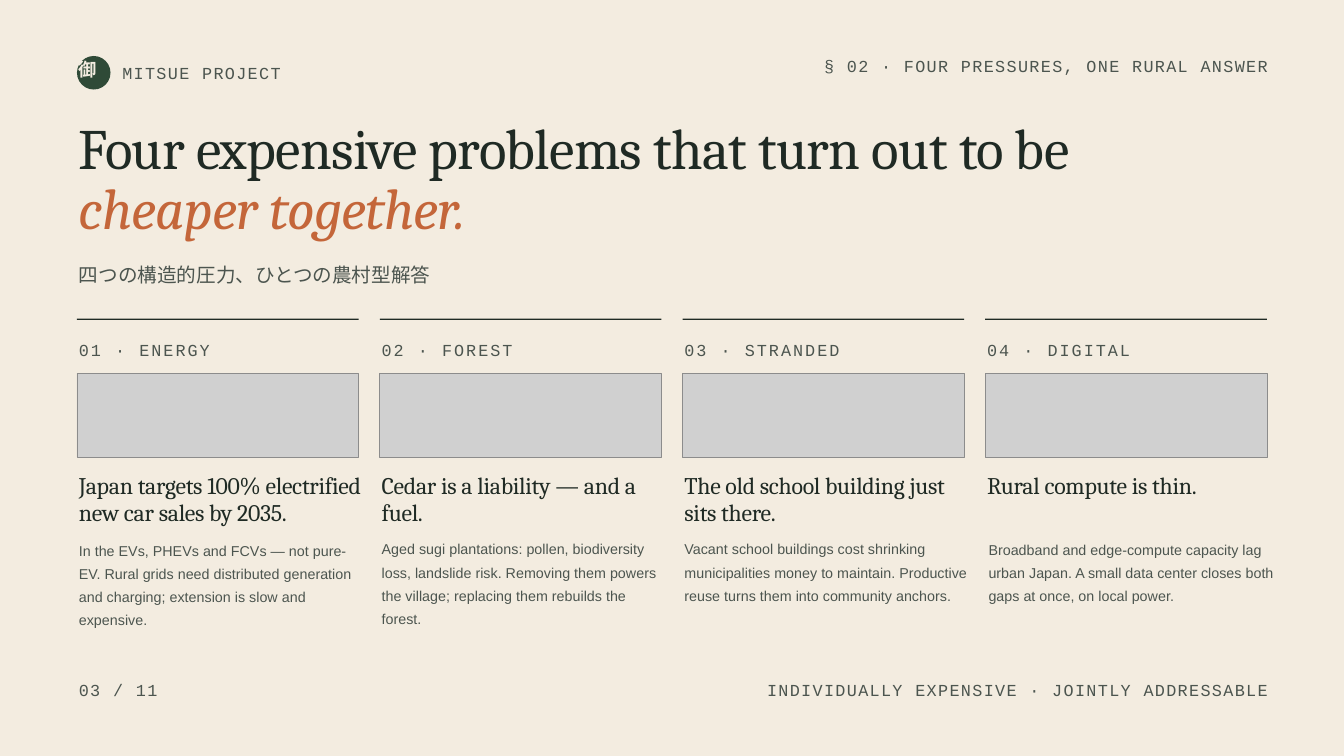
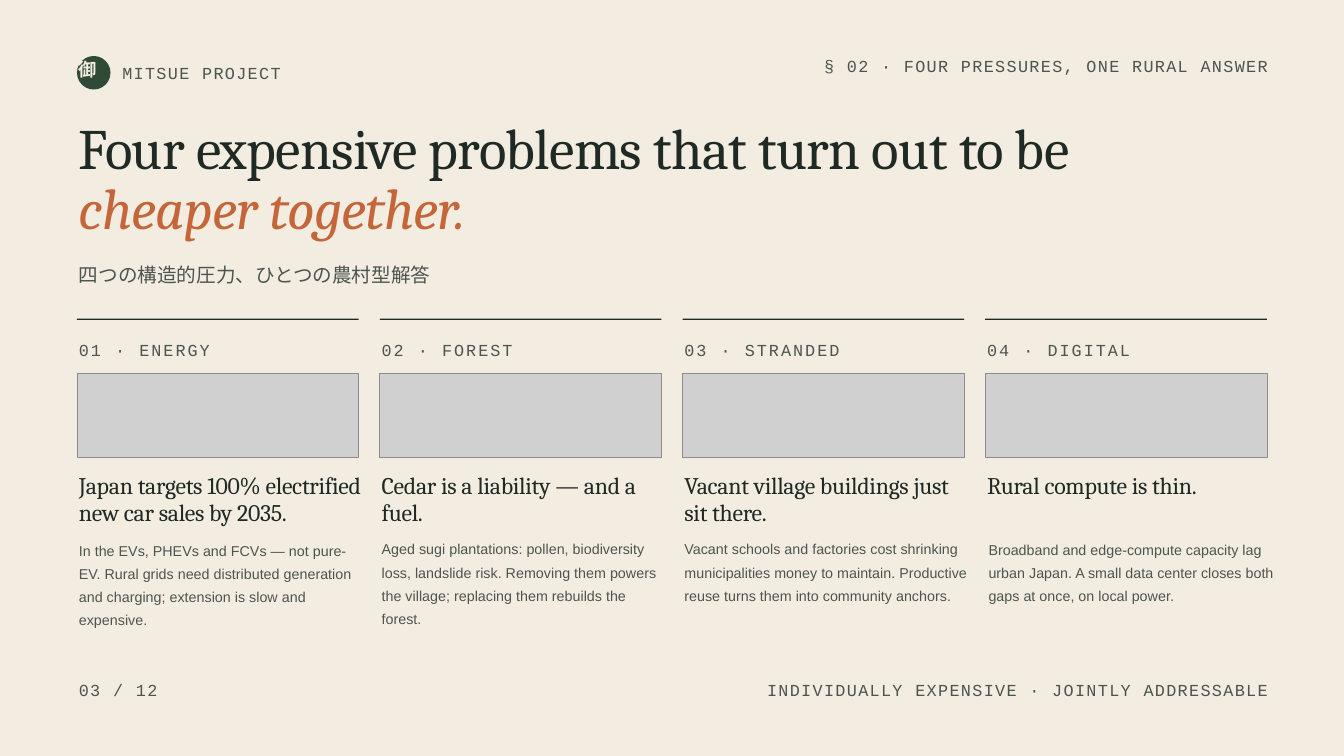
Before and after one commit to robouden/mitsue-ai-data-center, a slide deck: slide 3 of decks/Mitsue Project Presentation.pptx. Drawn at 1344x756 pixels with LibreOffice and Linux fonts; fonts in the diff are those of the drawing; grey boxes stand for pictures. Boxes give left, top, right and bottom in pixels: in the first picture for what was removed or moved away, otherwise in the second. Text is boxed around its words. In the diff, an @@ line names an element or a change of style, - is before the commit and + after.

```diff
--- a/decks/Mitsue Project Presentation.pptx
+++ b/decks/Mitsue Project Presentation.pptx
@@ text at (684,477,949,522): text changed @@
-The old school building just sits there.
+Vacant village buildings just sit there.
@@ text at (684,543,967,604): text changed @@
-Vacant school buildings cost shrinking municipalities money to maintain. Productive reuse turns them into community anchors.
+Vacant schools and factories cost shrinking municipalities money to maintain. Productive reuse turns them into community anchors.
@@ text at (79,685,157,696): text changed @@
-03 / 11
+03 / 12
```
Also in this commit, not shown: 11 other slides changed, 1 other file.
